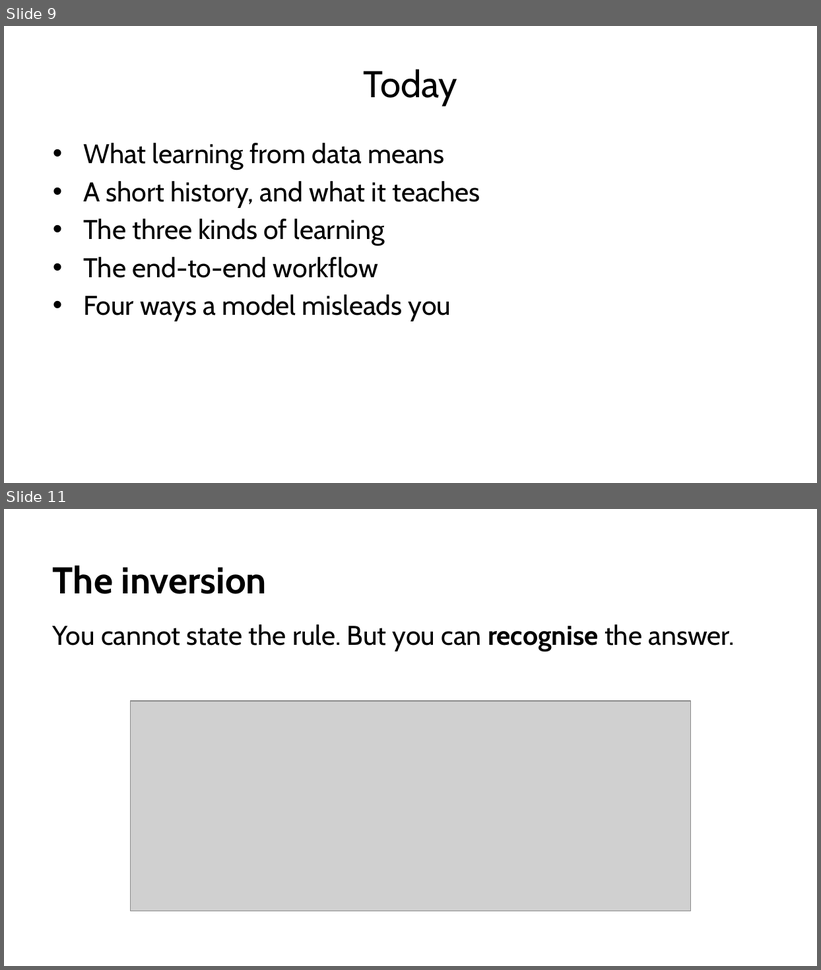
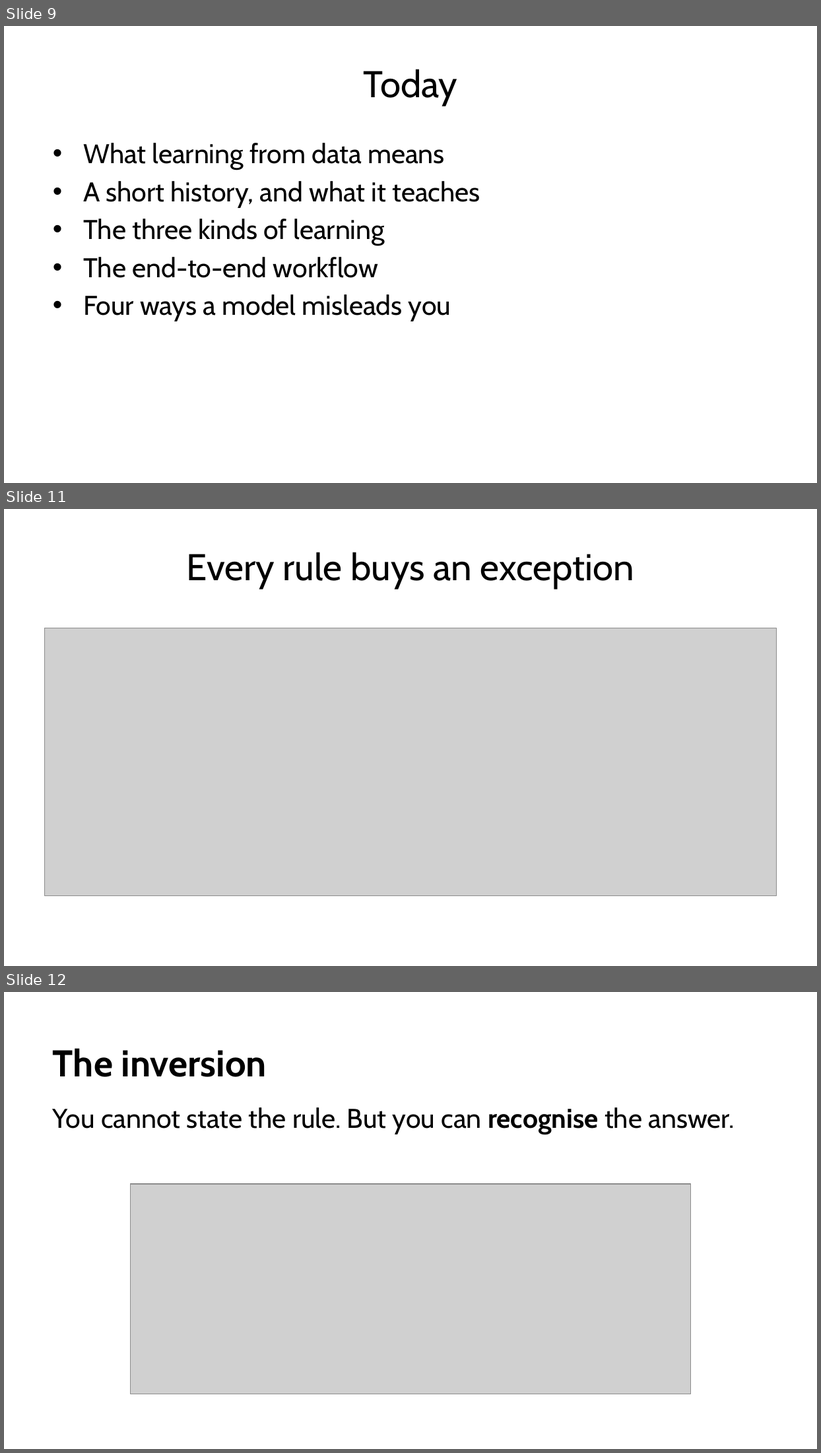
Before and after one commit to fabioantonini/technologies-for-artificial-intelligence, a slide deck: Lessons/01_introduction_and_workflow/Slides/introduction_and_workflow_slides.pptx. Shown one above the other, each under a label of ours: slides 9 and 11 before the commit, slides 9, 11 and 12 after it; the slides between them are not shown. The pictures are 821x970 and 821x1453 pixels, drawn with LibreOffice and Linux fonts; fonts in the diff are those of the drawing; grey boxes stand for pictures; background and template pictures are left out. Boxes give left, top, right and bottom in pixels: in the first picture for what was removed or moved away, otherwise in the second. Text is boxed around its words. In the diff, an @@ line names an element or a change of style, - is before the commit and + after.

```diff
--- a/Lessons/01_introduction_and_workflow/Slides/introduction_and_workflow_slides.pptx
+++ b/Lessons/01_introduction_and_workflow/Slides/introduction_and_workflow_slides.pptx
@@ slide 11 added at box(4, 509, 817, 966), background #FFFFFF @@
@@ title added at box(187, 552, 634, 589), 33 pt, text #1A1A1A @@
+Every rule buys an exception
@@ picture added at box(45, 628, 776, 896) @@
@@ what was slide 11 is now slide 12 @@
```
Also in this commit, not shown: 7 slides changed, 6 other slides added, 9 other files.
